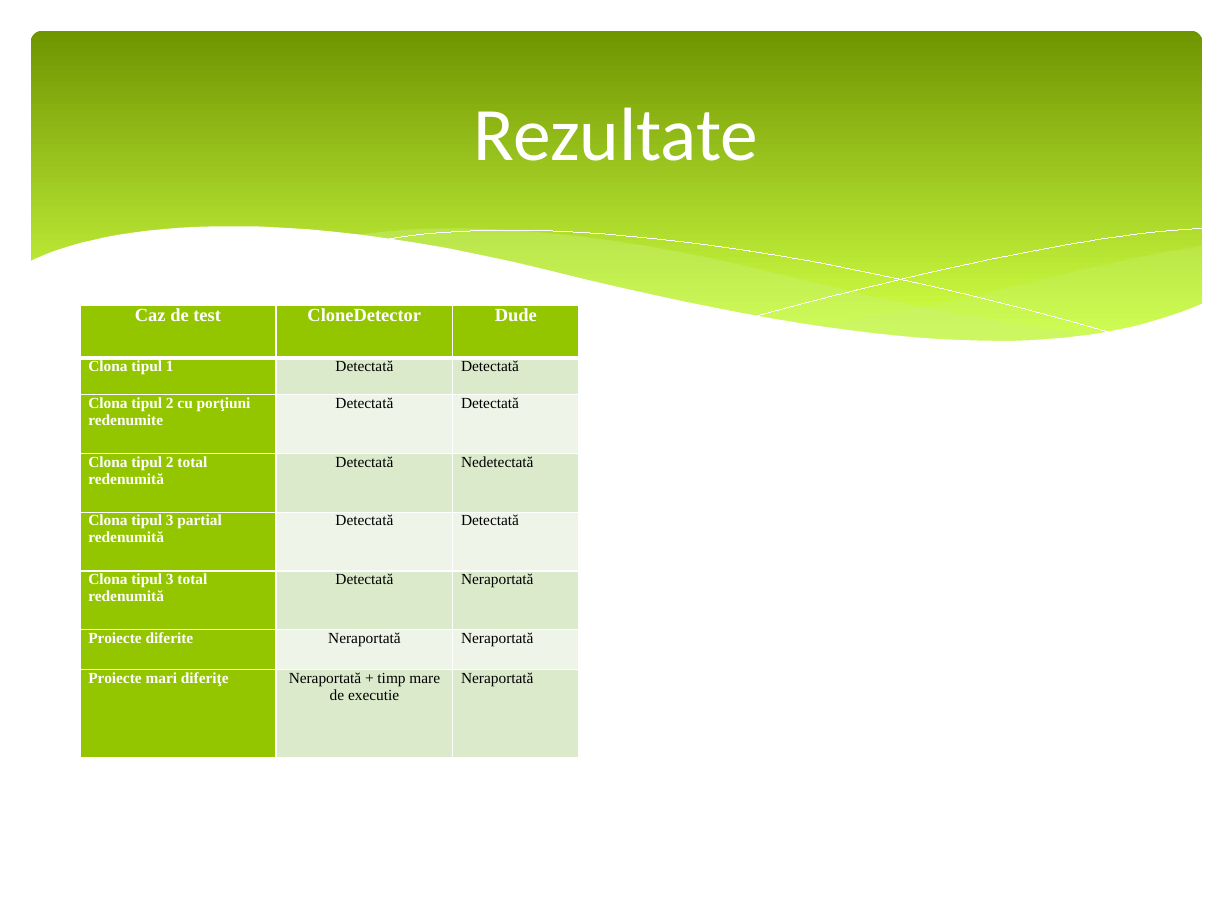
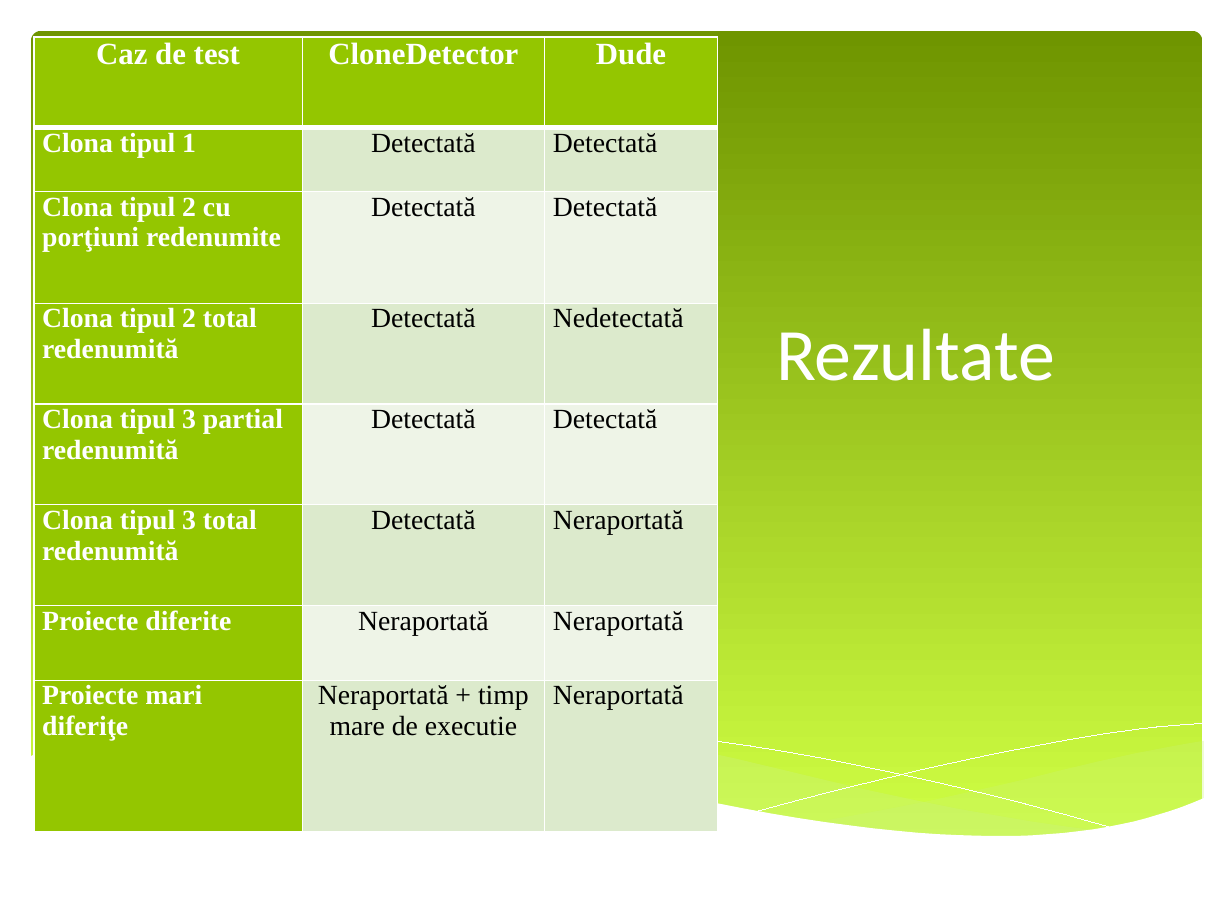
Before and after one commit to vladlep/licentavlad, a slide deck: slide 9 of doc/Prezentare licenta.pptx (slide 10 before the commit). Drawn at 1232x924 pixels with LibreOffice and Linux fonts; fonts in the diff are those of the drawing. Boxes give left, top, right and bottom in pixels: in the first picture for what was removed or moved away, otherwise in the second. Text is boxed around its words. In the diff, an @@ line names an element or a change of style, - is before the commit and + after.

```diff
--- a/doc/Prezentare licenta.pptx
+++ b/doc/Prezentare licenta.pptx
@@ rounded rectangle removed at (31,31,1203,364) @@
@@ rounded rectangle added at (31,31,1203,844), fill gradient #6F9400 to #D0FF44 @@
@@ table at (34,37,719,832) @@
@@ size 12 to 20 pt in "Caz de test", "CloneDetector", "Dude" @@
@@ size 10 to 18 pt @@
@@ table: place and size @@
-table at (80,305,579,757)
+table at (34,37,719,832)
@@ title "Rezultate": place and size @@
-title "Rezultate" at (474,107,758,161)
+title "Rezultate" at (776,328,1055,381)
@@ title "Rezultate" at (776,328,1055,381): size 49 to 48 pt; alignment centre to left @@
@@ 5 freeform shapes: place and size @@
-5 freeform shapes at (29,226,1204,406)
+5 freeform shapes at (29,722,1204,902)
```
Also in this commit, not shown: 6 other slides changed, 2 slides added, 3 slides removed.
